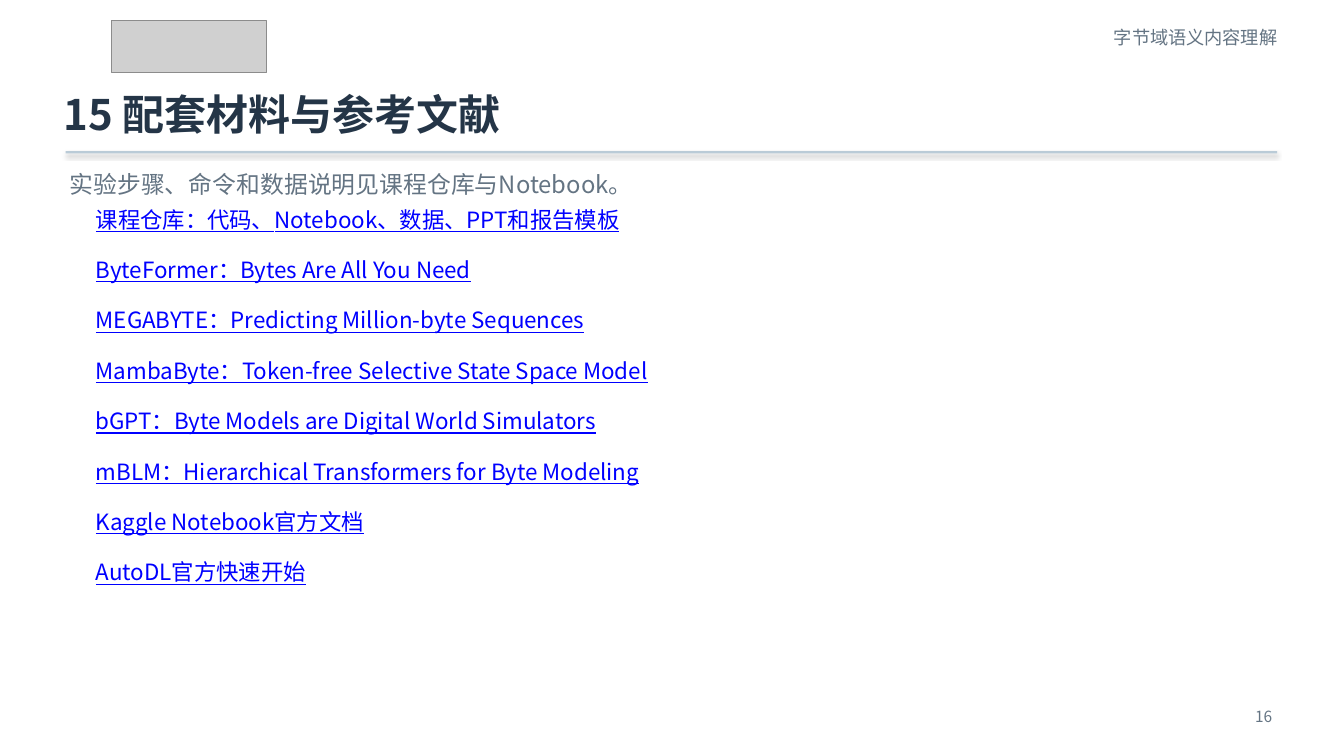
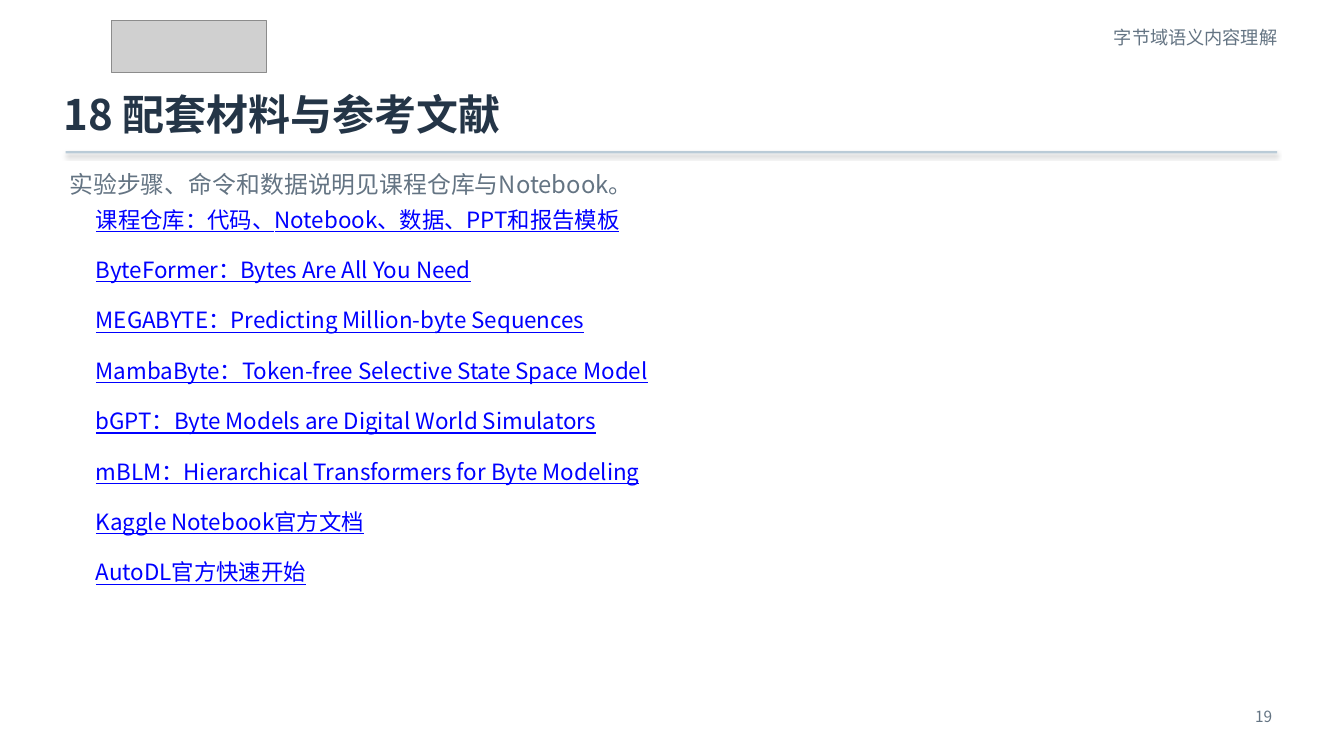
Before and after one commit to Franklin-L/byteformer-mnist-course, a slide deck: slide 19 of docs/ByteFormer_MNIST_零基础实验课.pptx (slide 16 before the commit). Drawn at 1344x756 pixels with LibreOffice and Linux fonts; fonts in the diff are those of the drawing; grey boxes stand for pictures. Boxes give left, top, right and bottom in pixels: in the first picture for what was removed or moved away, otherwise in the second. Text is boxed around its words. In the diff, an @@ line names an element or a change of style, - is before the commit and + after.

```diff
--- a/docs/ByteFormer_MNIST_零基础实验课.pptx
+++ b/docs/ByteFormer_MNIST_零基础实验课.pptx
@@ text at [63, 94, 501, 134]: text changed @@
-15 配套材料与参考文献
+18 配套材料与参考文献
@@ text at [1255, 710, 1272, 722]: text changed @@
-16
+19
```
Also in this commit, not shown: 13 other slides changed, 4 slides added, 1 slide removed, 9 other files.
